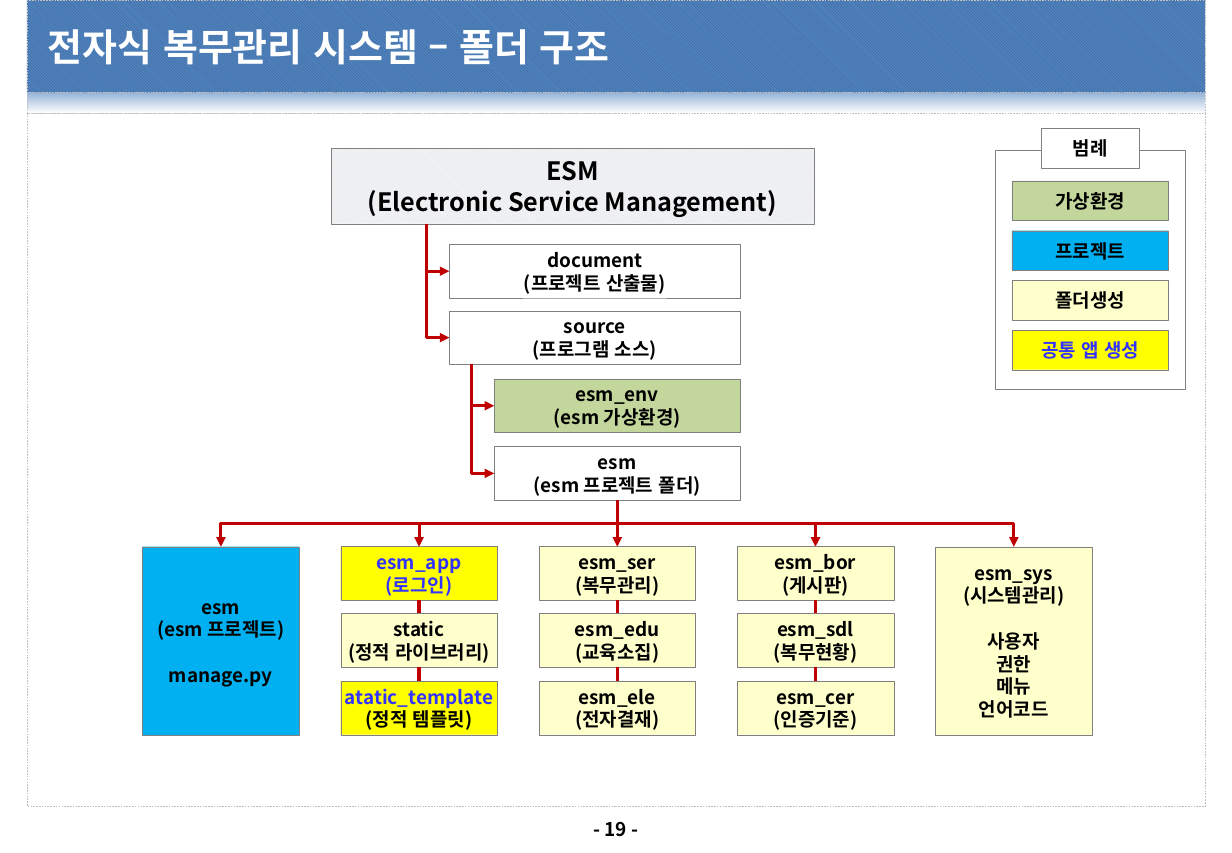
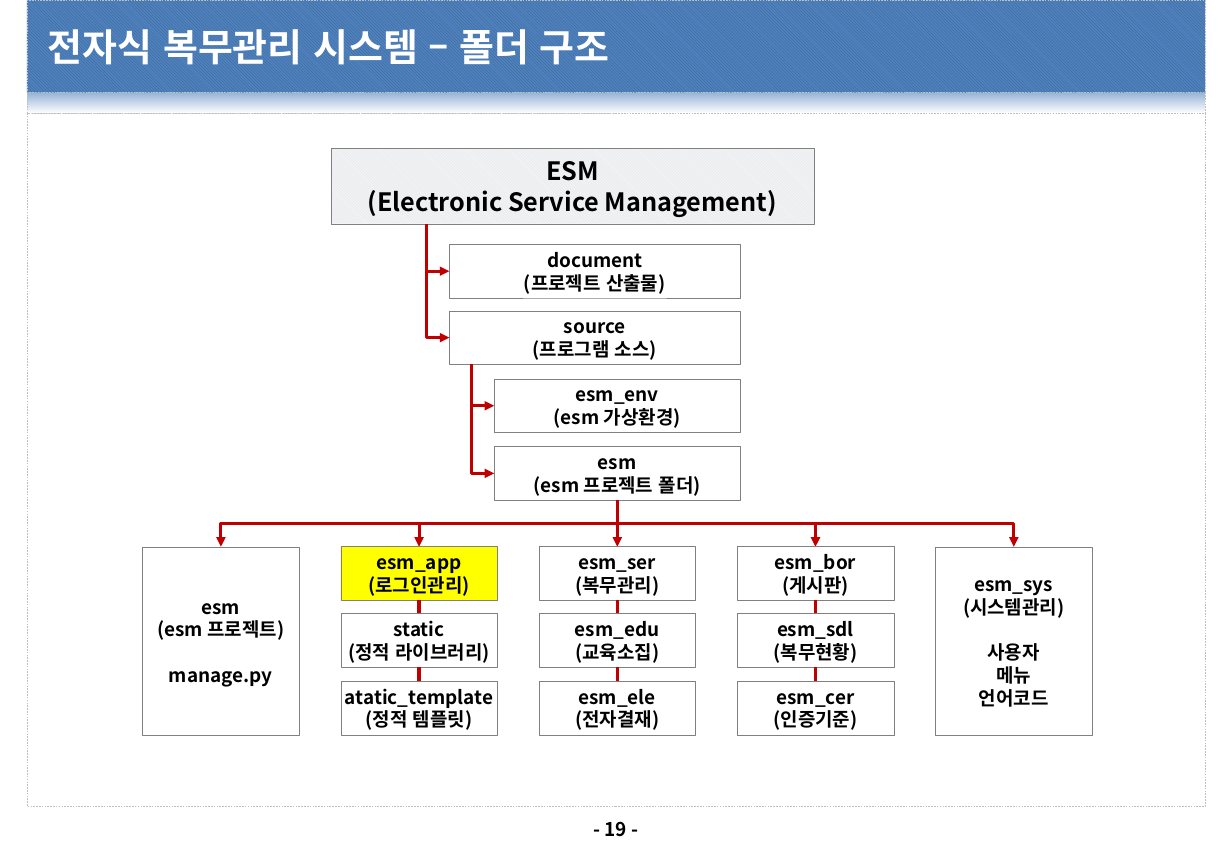
Before and after one commit to dims1111/ESM, a slide deck: slide 19 of document/40.구현(CP)/CP-1010.프로그램 개발 표준/CP-1010.프로그램 개발 표준_20210201_v1.0.pptx. Drawn at 1232x853 pixels with LibreOffice and Linux fonts; fonts in the diff are those of the drawing; background and template pictures are left out. Boxes give left, top, right and bottom in pixels: in the first picture for what was removed or moved away, otherwise in the second. Text is boxed around its words. In the diff, an @@ line names an element or a change of style, - is before the commit and + after.

Commit message:
프로그램 개발 표준 및 메뉴 구조도 업데이트

```diff
--- a/document/40.구현(CP)/CP-1010.프로그램 개발 표준/CP-1010.프로그램 개발 표준_20210201_v1.0.pptx
+++ b/document/40.구현(CP)/CP-1010.프로그램 개발 표준/CP-1010.프로그램 개발 표준_20210201_v1.0.pptx
@@ rectangle removed at [1042,129,1140,168] @@
-범례
@@ rectangle removed at [995,150,1185,390] @@
@@ rectangle removed at [1012,181,1169,221] @@
-가상환경
@@ rectangle removed at [1012,231,1169,271] @@
-프로젝트
@@ rectangle removed at [1012,281,1169,321] @@
-폴더생성
@@ rectangle removed at [1012,331,1169,371] @@
-공통 앱 생성
@@ rectangle "esm_env" at [494,379,741,432]: fill #C3D69B to #FFFFFF @@
@@ rectangle "esm" at [142,547,299,735]: fill #00B0F0 to #FFFFFF @@
@@ text in rectangle at [377,558,462,573]: text colour #3333FF to #000000 in "esm_app" @@
@@ fill #FFFFCC to #FFFFFF in 8 elements at [539,547,696,601], [539,613,696,667], [539,681,696,735], [341,613,498,667], [737,547,894,601], [737,613,894,667], [737,681,894,735], [936,547,1093,735] @@
@@ text in rectangle at [368,576,469,596]: text changed; text colour #3333FF to #000000 @@
-(로그인)
+(로그인관리)
@@ text in rectangle at [996,655,1031,673]: paragraph removed @@
-권한
@@ rectangle "atatic_template" at [341,681,498,735]: fill #FFFF00 to #FFFFFF @@
@@ text in rectangle at [345,688,493,708]: text colour #3333FF to #000000 in "atatic_template" @@
```
Also in this commit, not shown: 5 other slides changed, 2 slides added, 1 other file.
